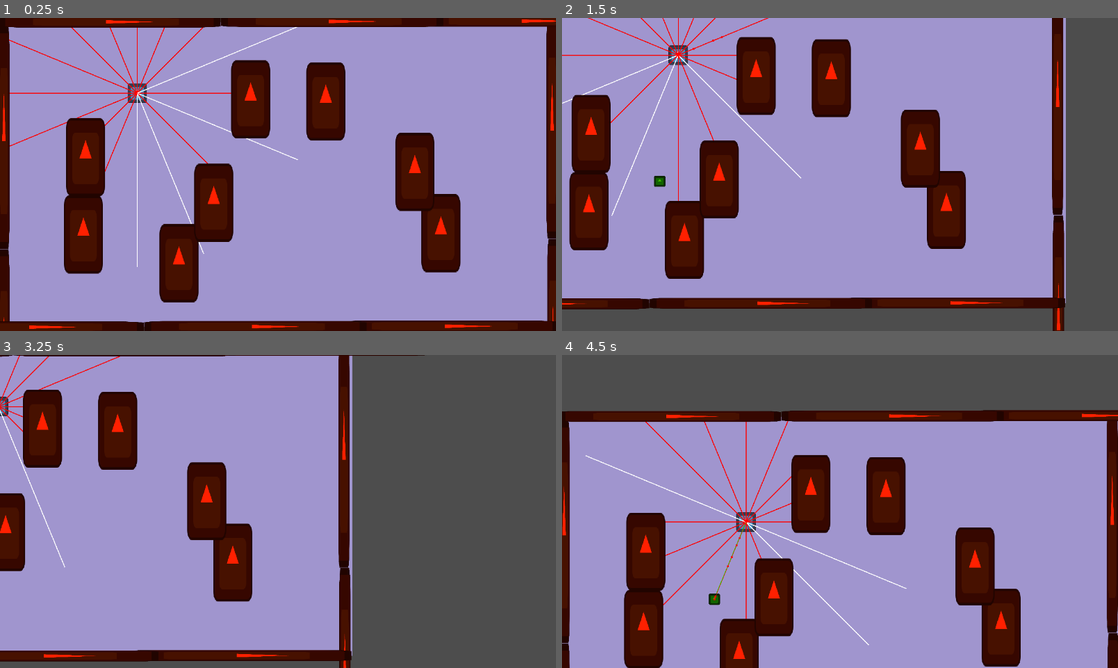
Above: before the commit, frames 1-4 (two rows, left to right).
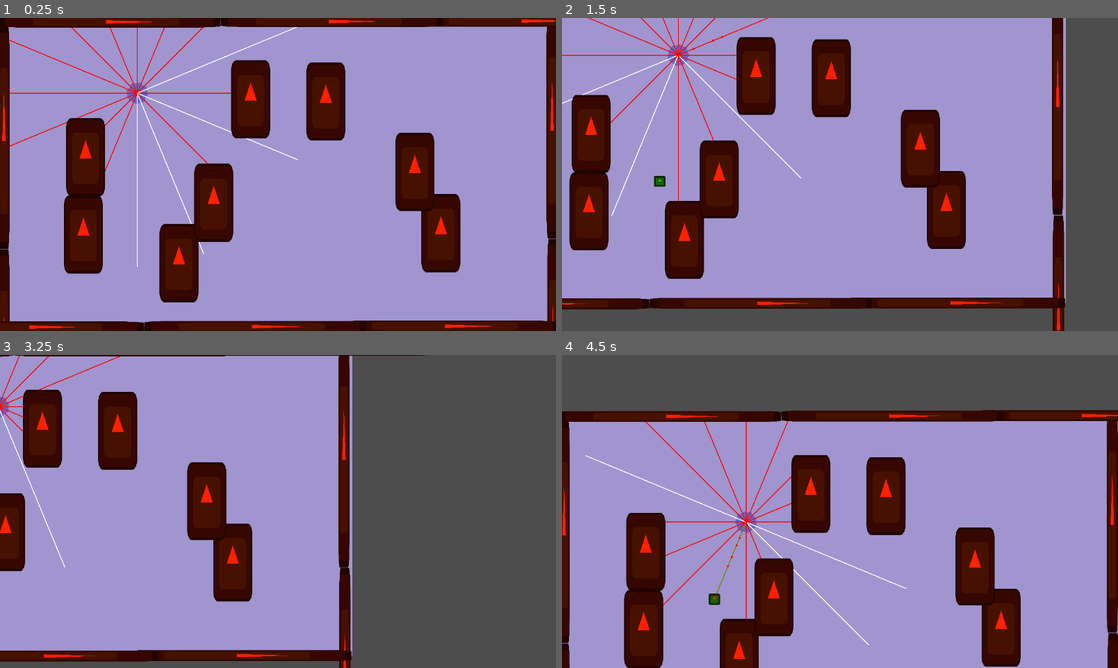
Above: after the commit, the same moments.

Repository: Sadathy/Wild-Jam-94
Game: Godot game, scene res://Scenes/Screens/tank.tscn
The game is run twice, just before and just after one commit, with the same random seed, the same clock (stepped at 60 frames per second) and the same inputs. The engine's default icon, where the game draws it, is replaced by a stand-in: a white triangle on a blue panel in a dark square.
Inputs (mouse positions are in pixels of both pictures, inside the frame that each line leads up to):
- Up to frame 1 (0.25 s): no input
- Up to frame 2 (1.5 s): tap Enter at 0.5 s; move the mouse to (962, 158) at 0.52 s; hold D (right) 0.53-1.28 s; tap Space (think) at 0.6, 1.35 s; click (962, 158) at 0.67 s; move the mouse to (728, 190) at 1.27 s; hold Down (down) from 1.28 s (still down)
- Up to frame 3 (3.25 s): move the mouse to (333, 442) at 2.02 s; release Down (down) at 2.03 s; hold D (right) 2.03-2.78 s; tap Space (think) at 2.1, 2.85 s; move the mouse to (250, 574) at 2.77 s; hold W (up) from 2.78 s (still down); click (250, 574) at 2.92 s
- Up to frame 4 (4.5 s): move the mouse to (1006, 558) at 3.52 s; release W (up) at 3.53 s; hold A (left) from 3.53 s (still down); tap Space (think) at 3.6, 4.35 s; move the mouse to (673, 464) at 4.27 s

The runs differ from the first frame. In frame 1, 0.1% of the frame differs, in the area x 22-27%, y 20-28%; in frame 2, 0.2%; in frame 3, less than 0.1%; in frame 4, 0.2%, in the area x 31-35%, y 50-57%.

Commit message:
Added blob_base assets and shaders
- Uploaded a simple circle to act as the base for the blob
- Added a shader for the blob that controls edge distortion and colours

Diff:
--- a/game-jam-94/Scenes/Entities/blob.tscn
+++ b/game-jam-94/Scenes/Entities/blob.tscn
@@ -1,12 +1,26 @@
 [gd_scene format=3 uid="uid://bh3fmnuhxlr7a"]
 
-[ext_resource type="Texture2D" uid="uid://d3dtu3x0jyc4u" path="res://icon.svg" id="1_148xd"]
 [ext_resource type="Script" uid="uid://3gxs8fp3si1g" path="res://Scripts/Blob/blob.gd" id="1_j6l44"]
+[ext_resource type="Shader" uid="uid://cin4qbkqwejuy" path="res://Scenes/Entities/blob_base.gdshader" id="2_s6of7"]
 [ext_resource type="Script" uid="uid://b3w6d5pi6qsde" path="res://Scripts/Blob/Tasks/blob_task_manager.gd" id="3_nqy3g"]
+[ext_resource type="Texture2D" uid="uid://c7fpegmiqk818" path="res://Assets/Blob/Blob_Base.png" id="3_oc1qy"]
 [ext_resource type="Script" uid="uid://bmhrpuyvewc4b" path="res://Scripts/Blob/blob_brain.gd" id="3_vofcw"]
 [ext_resource type="Script" uid="uid://d1fm7f671y7ll" path="res://Scripts/Blob/Tasks/task_seek.gd" id="5_2arvm"]
 [ext_resource type="Script" uid="uid://c4yit2v0mvm3r" path="res://Scripts/Blob/Tasks/task_idle.gd" id="6_h5kcp"]
 [ext_resource type="PackedScene" uid="uid://ce2525wmd1qdw" path="res://Scenes/Mutations/Eyes/eyes.tscn" id="7_b7hkt"]
+
+[sub_resource type="NoiseTexture2D" id="NoiseTexture2D_6gmyd"]
+
+[sub_resource type="ShaderMaterial" id="ShaderMaterial_3sqwr"]
+shader = ExtResource("2_s6of7")
+shader_parameter/noise = SubResource("NoiseTexture2D_6gmyd")
+shader_parameter/wave_frequency = 20.0
+shader_parameter/wave_speed = 1.0000000475
+shader_parameter/wave_amplitude = 0.025
+shader_parameter/distortion_strength = 0.02
+shader_parameter/colour_r = 0.40000000596048
+shader_parameter/colour_g = 0.40000000596048
+shader_parameter/colour_b = 0.80000001192096
 
 [sub_resource type="CircleShape2D" id="CircleShape2D_148xd"]
 radius = 21.0
@@ -16,8 +30,11 @@
 script = ExtResource("1_j6l44")
 
 [node name="Sprite2D" type="Sprite2D" parent="." unique_id=1142046645]
-scale = Vector2(0.35, 0.35)
-texture = ExtResource("1_148xd")
+material = SubResource("ShaderMaterial_3sqwr")
+scale = Vector2(0.1, 0.1)
+texture = ExtResource("3_oc1qy")
+region_enabled = true
+region_rect = Rect2(-50, -50, 600, 600)
 
 [node name="CollisionShape2D" type="CollisionShape2D" parent="." unique_id=859144262]
 shape = SubResource("CircleShape2D_148xd")
--- /dev/null
+++ b/game-jam-94/Scenes/Entities/blob_base.gdshader
@@ -0,0 +1,41 @@
+shader_type canvas_item;
+
+//edge distortion
+uniform sampler2D noise : repeat_enable;
+uniform float wave_frequency : hint_range(0.0, 20.0) = 20.0;
+uniform float wave_speed : hint_range(0.0, 5.0) = 1.0;
+uniform float wave_amplitude : hint_range(0.0, 0.05) = 0.025;
+uniform float distortion_strength : hint_range(0.0, 0.1, 0.001) = 0.02;
+
+//colour controls
+uniform float colour_r : hint_range(0.0, 1.0, 0.1);
+uniform float colour_g : hint_range(0.0, 1.0, 0.1);
+uniform float colour_b : hint_range(0.0, 1.0, 0.1);
+
+void vertex() {
+	// Called for every vertex the material is visible on.
+}
+
+void fragment() {
+	// Called for every pixel the material is visible on.
+
+//edge distortion
+	float noise_val = texture(noise, UV).r;
+	vec2 distortion_offset = vec2(noise_val - 0.5) * 2.0 * distortion_strength;
+	vec4 col = texture(TEXTURE, UV);
+	vec2 offset = vec2(0.0);
+	offset.x = sin(UV.y * wave_frequency + TIME * wave_speed) * wave_amplitude;
+	offset.y = cos(UV.x * wave_frequency + TIME * wave_speed) * wave_amplitude;
+	col = texture(TEXTURE, UV + offset + distortion_offset);
+	COLOR = col;
+
+//colour controls
+	COLOR.xyz = vec3(colour_r, colour_g, colour_b);
+
+
+}
+
+//void light() {
+//	// Called for every pixel for every light affecting the CanvasItem.
+//	// Uncomment to replace the default light processing function with this one.
+//}
Binary file added: game-jam-94/Assets/Blob/Blob_Base.png
Not shown, added: game-jam-94/Assets/Blob/Blob_Base.png.import
Not shown, added: game-jam-94/Scenes/Entities/blob_base.gdshader.uid
